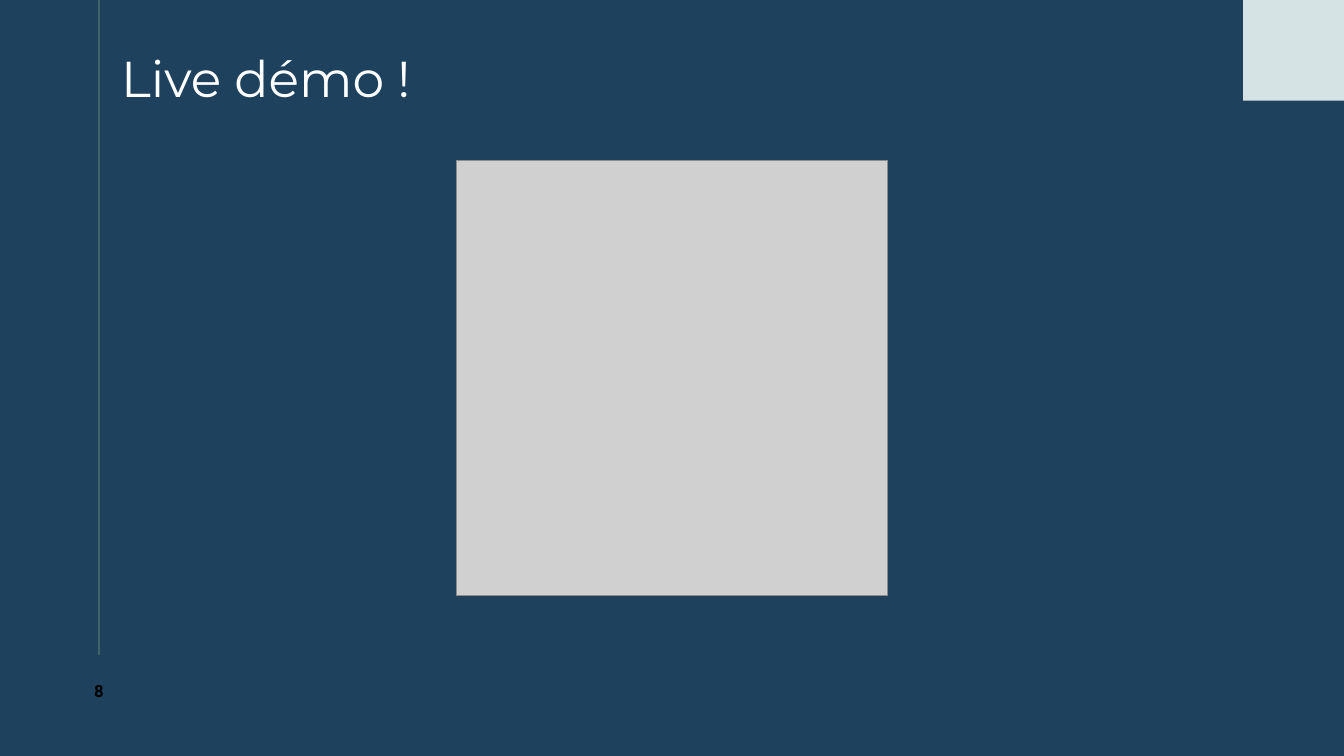
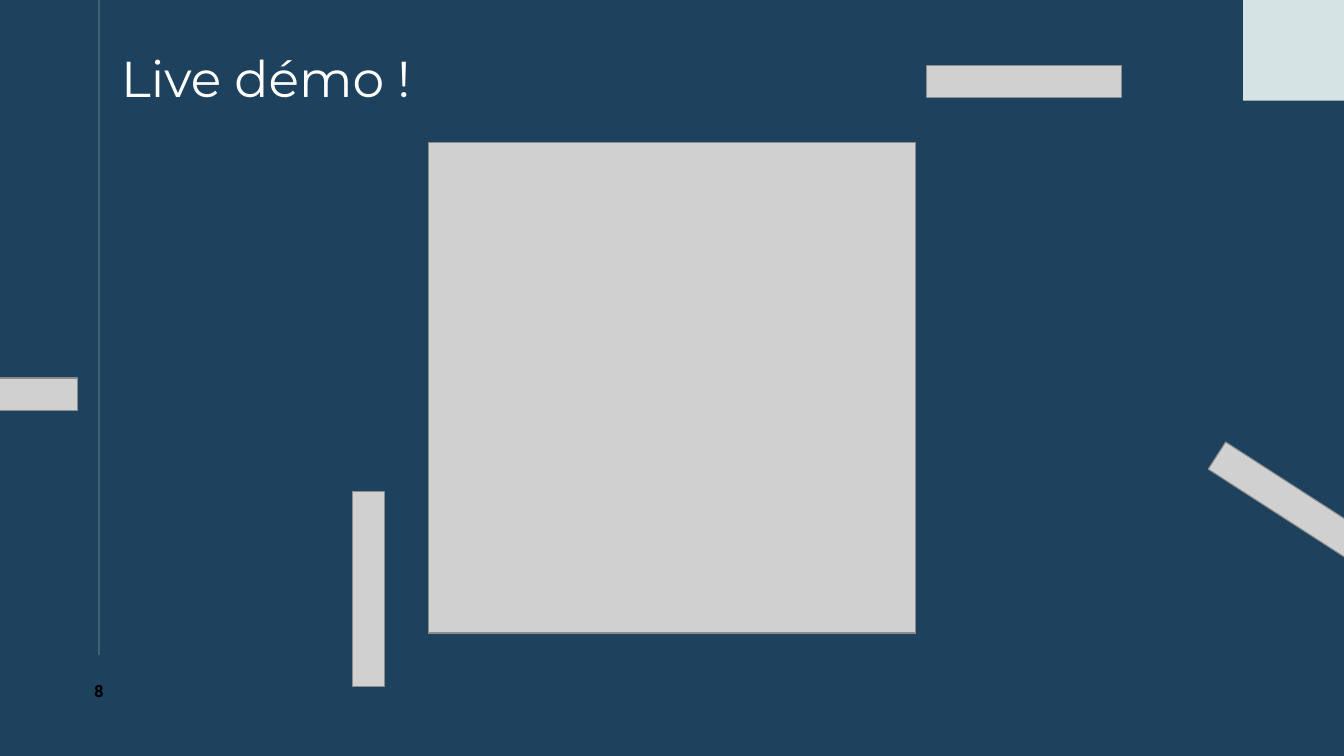
Before and after one commit to xaxam2001/Snake, a slide deck: slide 8 of Snake game.pptx. Drawn at 1344x756 pixels with LibreOffice and Linux fonts; fonts in the diff are those of the drawing; grey boxes stand for pictures. Boxes give left, top, right and bottom in pixels: in the first picture for what was removed or moved away, otherwise in the second. Text is boxed around its words. In the diff, an @@ line names an element or a change of style, - is before the commit and + after.

```diff
--- a/Snake game.pptx
+++ b/Snake game.pptx
@@ picture added at <box>927,66,1122,98</box> @@
@@ picture: place and size @@
-picture at <box>457,161,888,596</box>
+picture at <box>429,142,915,633</box>
@@ picture added at <box>0,378,78,410</box> @@
@@ picture added at <box>1209,443,1344,576</box> @@
@@ picture added at <box>352,491,384,687</box> @@
```
Also in this commit, not shown: 6 other slides changed.
